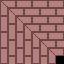
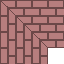
Layers edited between the first and the second 64px x 64px image:
renamed "Hintergrund" to "left upper", painted on it over [48, 48, 64, 64]
